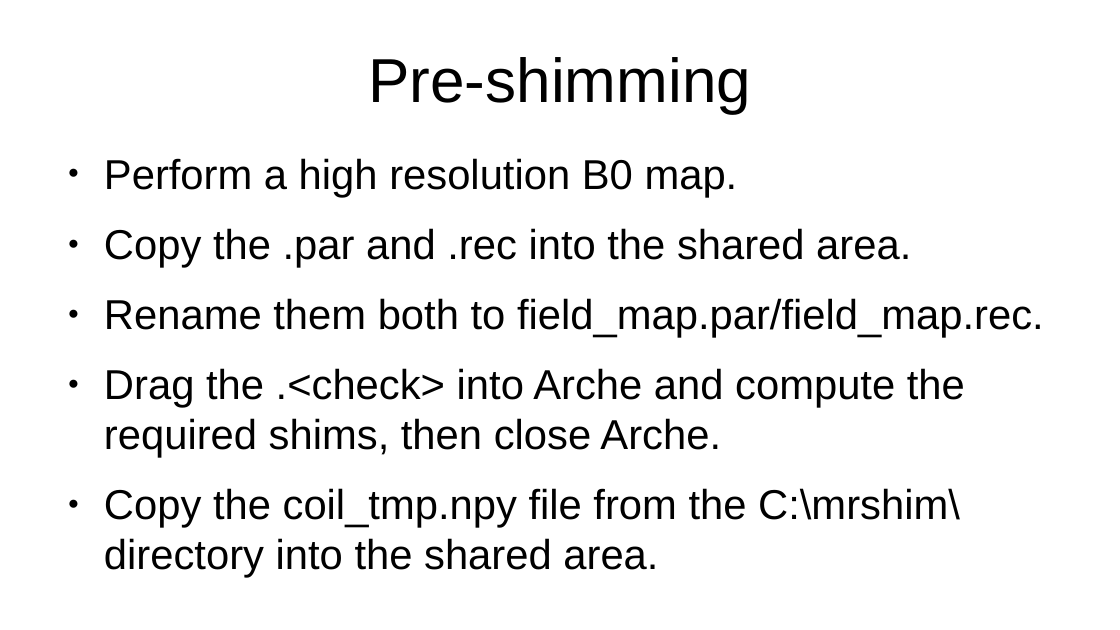
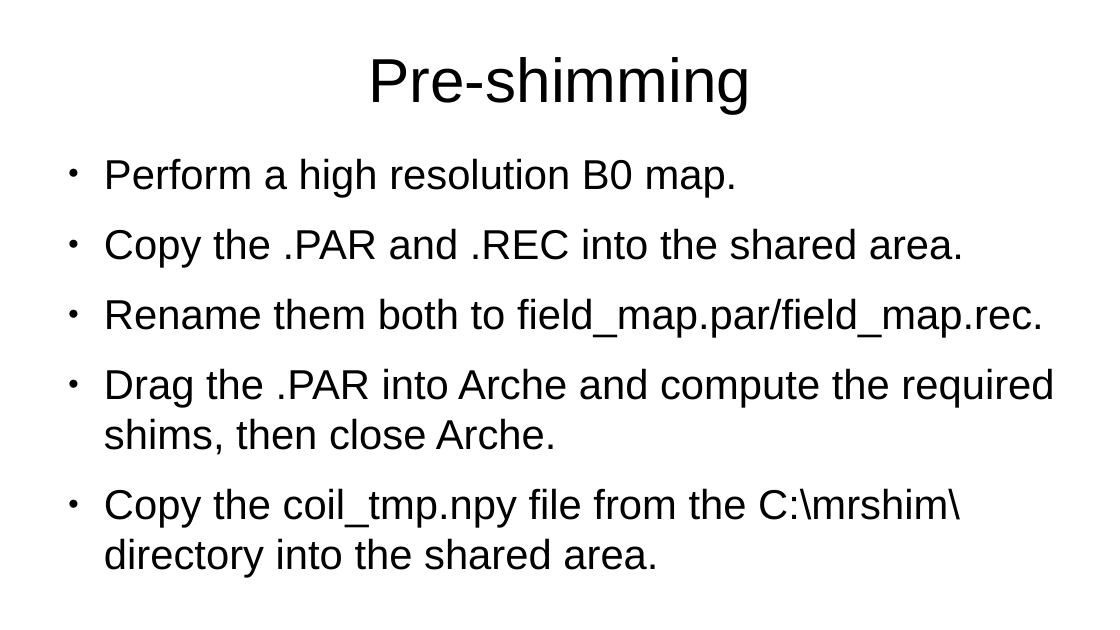
Before and after one commit to seventeenmagpie/skope-mrshim, a slide deck: slide 12 of shimmer/docs/user_guide_with_images.odp. Drawn at 1120x630 pixels with LibreOffice and Linux fonts; fonts in the diff are those of the drawing. Boxes give left, top, right and bottom in pixels: in the first picture for what was removed or moved away, otherwise in the second. Text is boxed around its words. In the diff, an @@ line names an element or a change of style, - is before the commit and + after.

```diff
--- a/shimmer/docs/user_guide_with_images.odp
+++ b/shimmer/docs/user_guide_with_images.odp
@@ text at [104, 228, 964, 267]: text changed @@
-● Copy the .par and .rec into the shared area.
+● Copy the .PAR and .REC into the shared area.
@@ text at [104, 368, 1054, 455]: text changed @@
-● Drag the .<check> into Arche and compute the required shims, then close Arche.
+● Drag the .PAR into Arche and compute the required shims, then close Arche.
```
Also in this commit, not shown: 11 other slides changed, 1 slide added, 1 slide removed, 8 other files.
